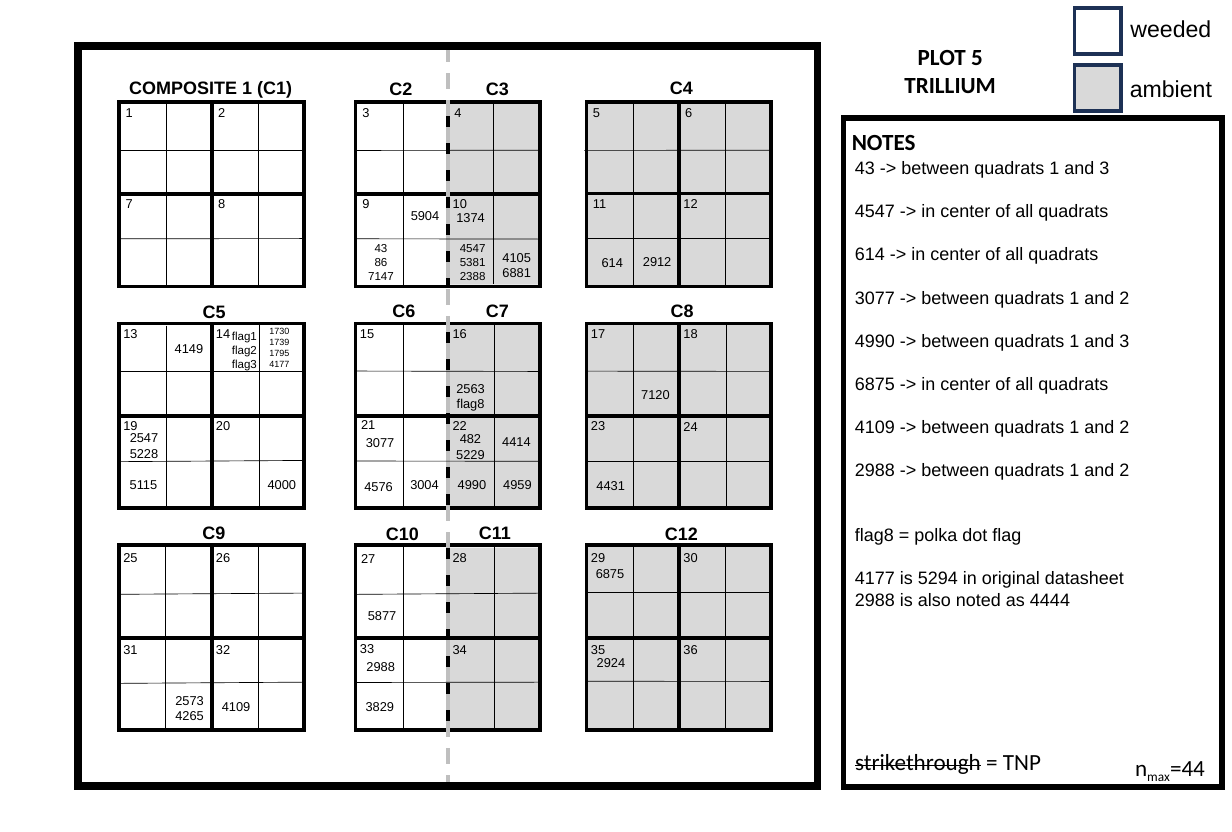
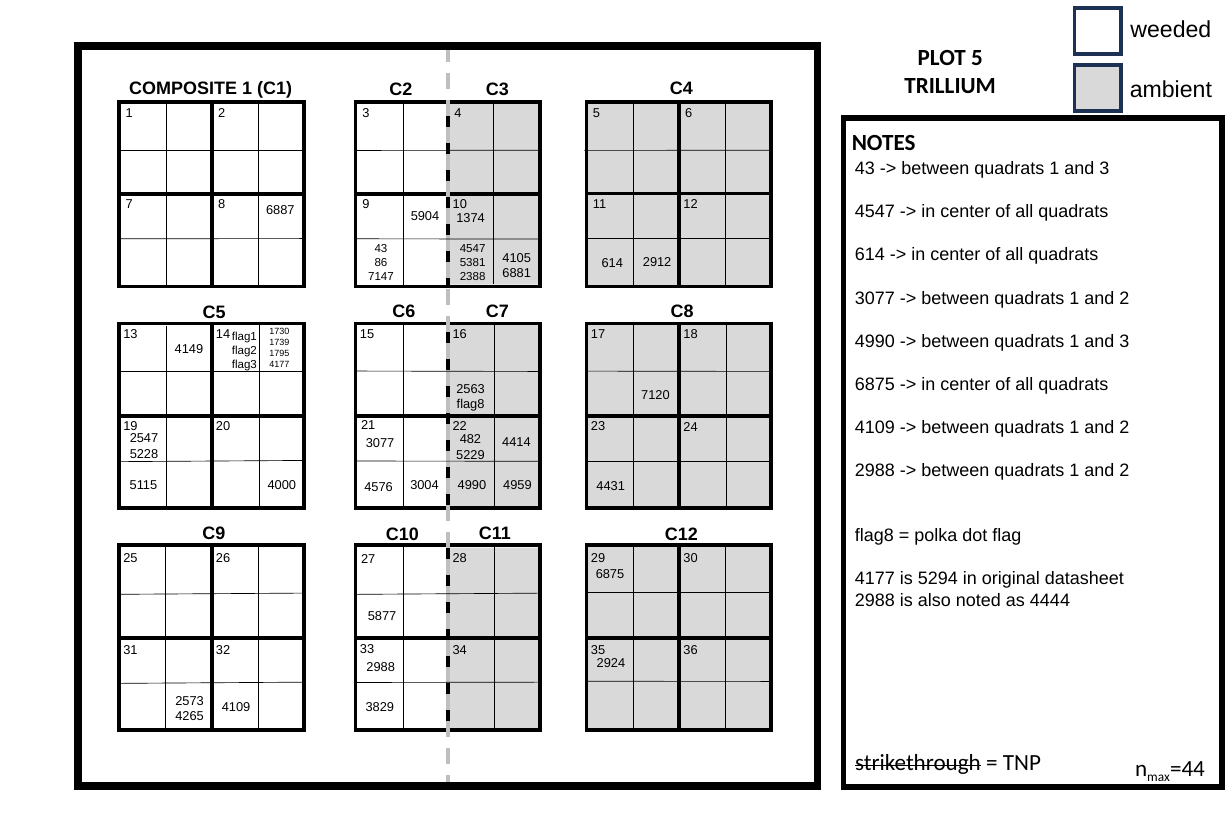
Before and after one commit to eaperkowski/2024_TT_phys, a slide deck: slide 4 of maps/TT_subplot_map_fillable.pptx. Drawn at 1232x832 pixels with LibreOffice and Linux fonts; fonts in the diff are those of the drawing. Boxes give left, top, right and bottom in pixels: in the first picture for what was removed or moved away, otherwise in the second. Text is boxed around its words. In the diff, an @@ line names an element or a change of style, - is before the commit and + after.

```diff
--- a/maps/TT_subplot_map_fillable.pptx
+++ b/maps/TT_subplot_map_fillable.pptx
@@ text added at <box>266,205,294,214</box>, 10 pt, text #000000 @@
+6887
```
Also in this commit, not shown: 4 other slides changed, 6 other files.
